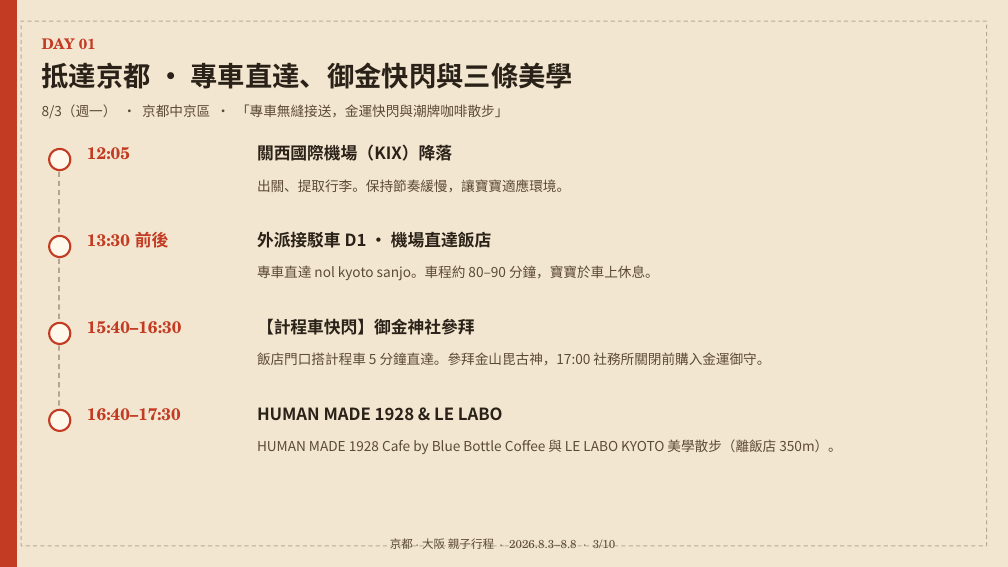
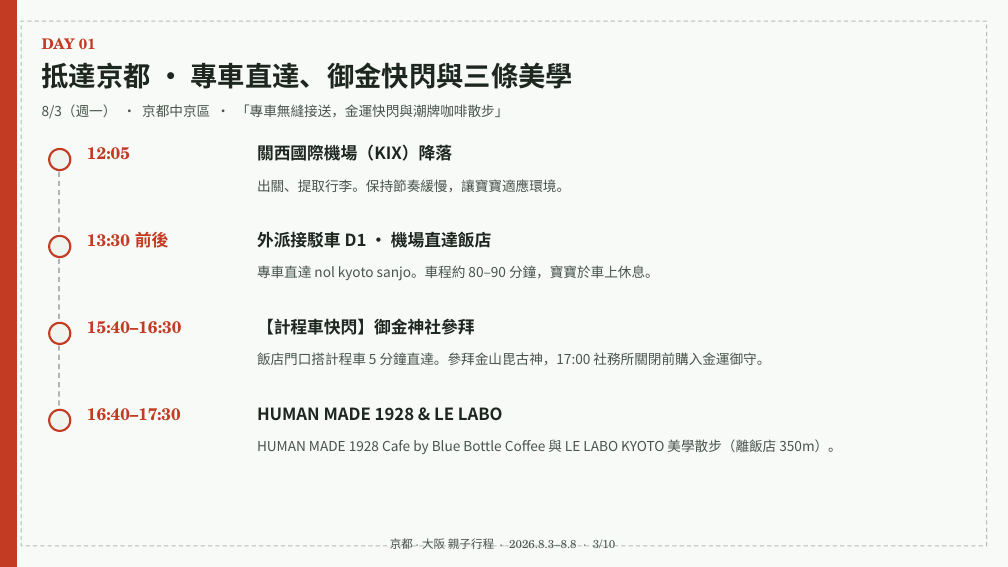
Before and after one commit to maxchan-stack/family-trip-kyoto-osaka-2026, a slide deck: slide 3 of itinerary.pptx. Drawn at 1008x567 pixels with LibreOffice and Linux fonts; fonts in the diff are those of the drawing. Boxes give left, top, right and bottom in pixels: in the first picture for what was removed or moved away, otherwise in the second. Text is boxed around its words. In the diff, an @@ line names an element or a change of style, - is before the commit and + after.

Commit message:
Fully synchronize pocket map and PPTX files with main web app: update Morandi color palette, remove outdated AI slogans, and align title style across all assets

```diff
--- a/itinerary.pptx
+++ b/itinerary.pptx
@@ rectangle at <box>0,0,1008,567</box>: fill #F3E6D0 to #F8FAF7; outline #F3E6D0 1 pt to #F8FAF7 1 pt @@
@@ rectangle at <box>21,21,987,546</box>: outline #2A2218 1 pt dashed to #1E2620 1 pt dashed @@
@@ line (59, 172) - (59, 236): stroke #2A2218 1.25 pt dashed to #1E2620 1.25 pt dashed @@
@@ line (59, 259) - (59, 323): stroke #2A2218 1.25 pt dashed to #1E2620 1.25 pt dashed @@
@@ line (59, 346) - (59, 410): stroke #2A2218 1.25 pt dashed to #1E2620 1.25 pt dashed @@
@@ fill #FFF8EB to #F0F4EF in 4 elements at <box>49,149,70,170</box>, <box>49,236,70,257</box>, <box>49,323,70,344</box>, <box>49,410,70,431</box> @@
@@ text colour #2A2218 to #1E2620 in 5 elements at <box>42,62,573,89</box>, <box>257,144,452,161</box>, <box>257,229,491,251</box>, <box>257,318,475,335</box>, <box>257,407,503,421</box> @@
@@ text colour #5C4A38 to #48544C in 6 elements at <box>42,104,508,119</box>, <box>257,179,570,192</box>, <box>257,265,659,281</box>, <box>257,352,770,365</box>, <box>257,439,842,454</box>, <box>390,538,616,549</box> @@
```
Also in this commit, not shown: 9 other slides changed, 2 other files.
